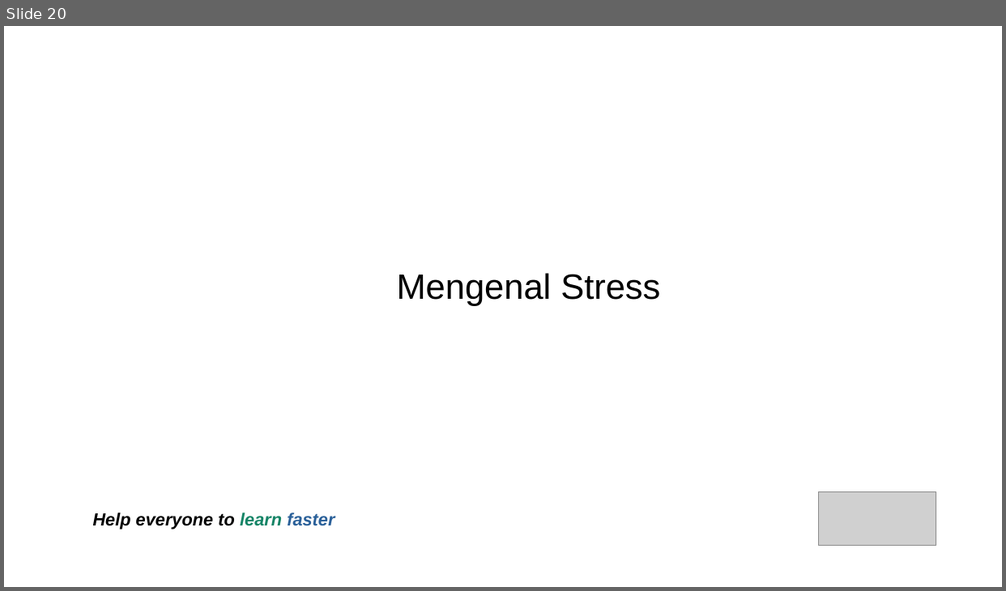
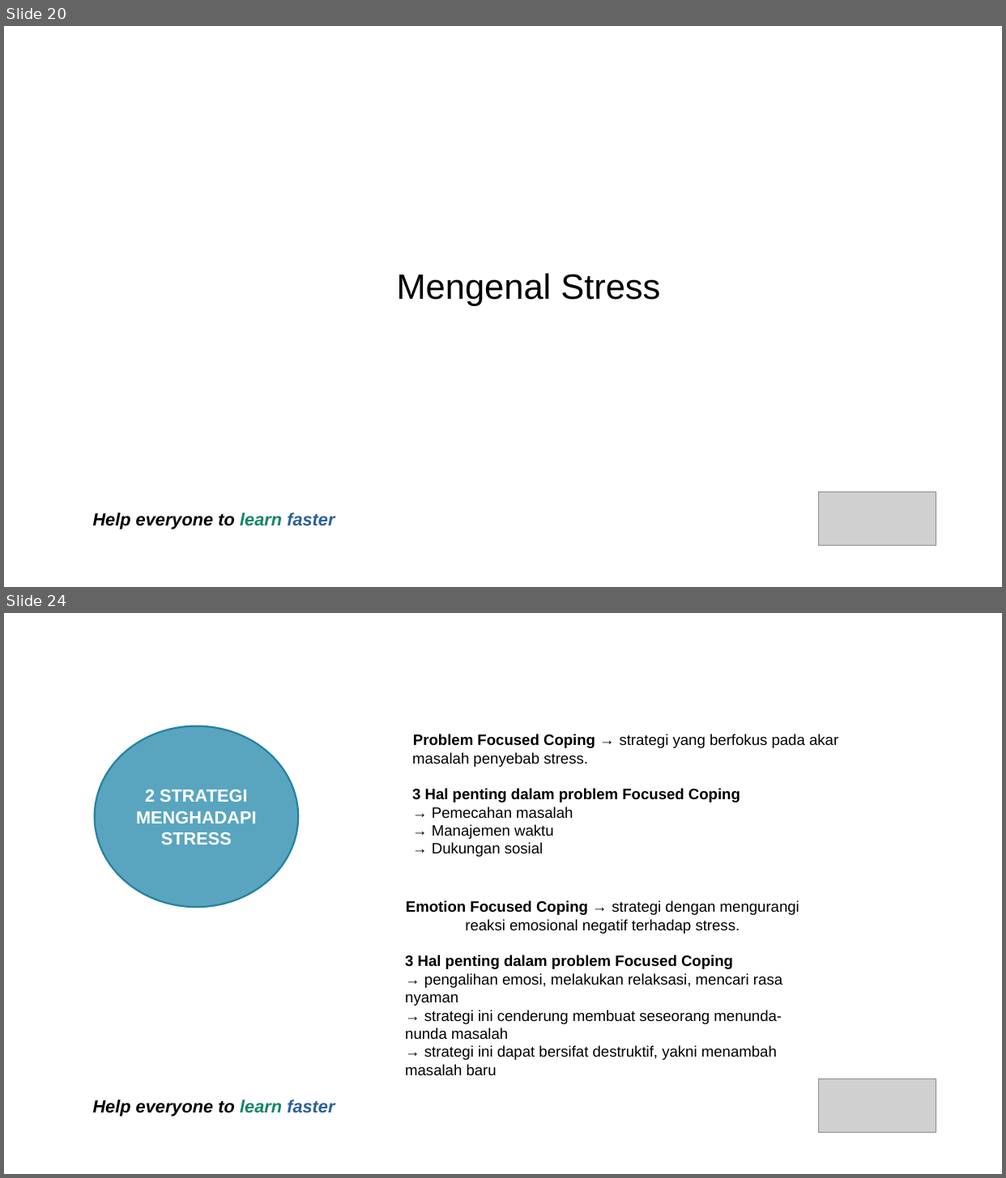
Before and after one commit to jejaksaid/course-flc, a slide deck: time-and-stress-management/sllide.odp. Shown one above the other, each under a label of ours: slide 20 before the commit, slides 20 and 24 after it; the slides between them are not shown. The pictures are 1006x591 and 1006x1178 pixels, drawn with LibreOffice and Linux fonts; fonts in the diff are those of the drawing; grey boxes stand for pictures; background and template pictures are left out. Boxes give left, top, right and bottom in pixels: in the first picture for what was removed or moved away, otherwise in the second. Text is boxed around its words. In the diff, an @@ line names an element or a change of style, - is before the commit and + after.

```diff
--- a/time-and-stress-management/sllide.odp
+++ b/time-and-stress-management/sllide.odp
@@ slide 24 added at (4, 613, 1002, 1174), background picture (left out) @@
@@ ellipse added at (95, 726, 298, 907), fill #59A5BF, outline #2382A1 1.42 pt, 14 pt, text #FFFFFF, bold @@
+2 STRATEGI
+MENGHADAPI STRESS
@@ text added at (412, 734, 838, 857), 12 pt, text #000000 @@
+Problem Focused Coping → strategi yang berfokus pada akar
+masalah penyebab stress.
+3 Hal penting dalam problem Focused Coping
+→ Pemecahan masalah
+→ Manajemen waktu
+→ Dukungan sosial
@@ text added at (405, 901, 799, 1076), 12 pt, text #000000 @@
+Emotion Focused Coping → strategi dengan mengurangi
+reaksi emosional negatif terhadap stress.
+3 Hal penting dalam problem Focused Coping
+→ pengalihan emosi, melakukan relaksasi, mencari rasa
+nyaman
+→ strategi ini cenderung membuat seseorang menunda-
+nunda masalah
+→ strategi ini dapat bersifat destruktif, yakni menambah
+masalah baru
@@ picture added at (819, 1080, 936, 1134) @@
@@ text added at (93, 1100, 334, 1116), 14 pt, text #000000, bold, italic @@
+Help everyone to learn faster
```
Also in this commit, not shown: 1 slide changed, 9 other slides added, 1 other file.
